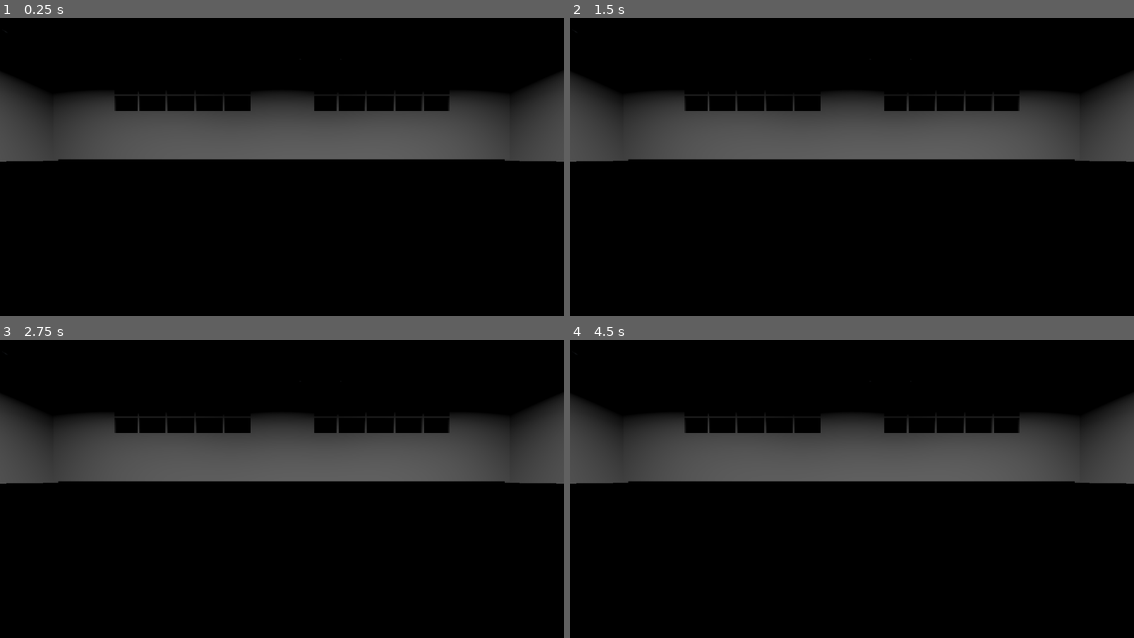
Above: before the commit, frames 1-4 (two rows, left to right).
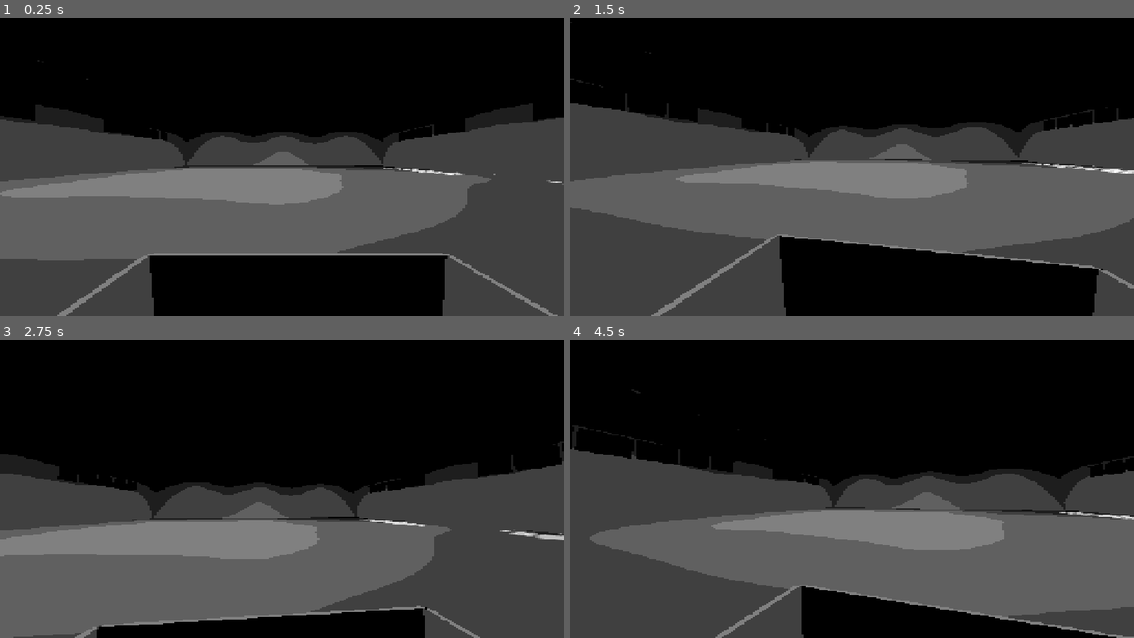
Above: after the commit, the same moments.

Repository: kylepfurey/Godotions
Game: Godot game, scene res://mainhideout.tscn
The game is run twice, just before and just after one commit, with the same random seed, the same clock (stepped at 60 frames per second) and the same inputs.
Inputs (mouse positions are in pixels of both pictures, inside the frame that each line leads up to):
- Up to frame 1 (0.25 s): no input
- Up to frame 2 (1.5 s): tap Enter at 0.5 s; move the mouse to (976, 143) at 0.52 s; hold J (test_hit, bound only before the commit) 0.53-1.28 s; click (976, 143) at 0.8 s; tap Space at 1.25 s; move the mouse to (739, 172) at 1.27 s; click (739, 172) at 1.35 s
- Up to frame 3 (2.75 s): tap J (test_hit, bound only before the commit) at 1.55 s; tap Enter at 2 s; move the mouse to (338, 411) at 2.02 s; hold J (test_hit, bound only before the commit) from 2.03 s (still down); click (338, 411) at 2.3 s
- Up to frame 4 (4.5 s): tap Space at 2.75, 4.25 s; move the mouse to (823, 542) at 2.77 s; release J (test_hit, bound only before the commit) at 2.78 s; click (823, 542) at 2.85 s; tap J (test_hit, bound only before the commit) at 3.05 s; tap Enter at 3.5 s; move the mouse to (1021, 527) at 3.52 s; hold J (test_hit, bound only before the commit) 3.53-4.28 s; click (1021, 527) at 3.8 s; tap R (reload, bound only after the commit) at 4.15 s; move the mouse to (682, 432) at 4.27 s; click (682, 432) at 4.35 s

The runs differ from the first frame. In frame 1, 55% of the frame differs, in the area x 0-100%, y 4-100%; in frame 2, 52%; in frame 3, 66%; in frame 4, 65%.

Commit message:
Six Shooter Logic

Diff:
--- a/godotions/Player.tscn
+++ b/godotions/Player.tscn
@@ -1,5 +1,6 @@
 [gd_scene format=3 uid="uid://c2x5wbkke6c4s"]
 
+[ext_resource type="Script" uid="uid://cilhvg5mrbf2f" path="res://six_shooter.gd" id="1_kpjcp"]
 [ext_resource type="PackedScene" uid="uid://bok871uh0710x" path="res://shader/GameShader.tscn" id="1_xhfnw"]
 
 [sub_resource type="BoxMesh" id="BoxMesh_0rwas"]
@@ -56,8 +57,11 @@
 transform = Transform3D(0.05, 0, 0, 0, -1.1011152e-08, -0.049999982, 0, 0.25190577, -2.1855684e-09, -0.28793386, 0.049433693, 0.0010115467)
 mesh = SubResource("CylinderMesh_xhfnw")
 
-[node name="Camera3D" type="Camera3D" parent="." unique_id=459848245]
+[node name="Node3D" type="Node3D" parent="." unique_id=1067626726]
+script = ExtResource("1_kpjcp")
+
+[node name="Camera3D" type="Camera3D" parent="Node3D" unique_id=459848245]
 transform = Transform3D(-4.371139e-08, 0, 1, 0, 1, 0, -1, 0, -4.371139e-08, 0.04038316, 0.7618571, 0.038154364)
 
-[node name="GameShader" parent="Camera3D" unique_id=2027003740 instance=ExtResource("1_xhfnw")]
+[node name="GameShader" parent="Node3D/Camera3D" unique_id=2027003740 instance=ExtResource("1_xhfnw")]
 transform = Transform3D(1, 0, 0, 0, 1, 0, 0, 0, 1, 0, 0, -0.061067916)
--- /dev/null
+++ b/godotions/device_binder.gd
@@ -0,0 +1,25 @@
+extends Node
+# Binds device ID's to players.
+
+var bindings := {}
+# Each bound device ID.
+
+func bind(device_id, player) -> bool:
+	# Binds a new device ID.
+	if device_id in bindings:
+		return false
+	bindings[device_id] = player
+	return true
+
+func unbind(device_id):
+	# Releases a bound device ID.
+	if device_id != null:
+		bindings.erase(device_id)
+
+func lock_mouse():
+	# Locks the mouse.
+	Input.set_mouse_mode(Input.MOUSE_MODE_CAPTURED)
+
+func unlock_mouse():
+	# Unlocks the mouse.
+	Input.set_mouse_mode(Input.MOUSE_MODE_VISIBLE)
--- a/godotions/enemies/enemy.gd
+++ b/godotions/enemies/enemy.gd
@@ -11,10 +11,6 @@
 
 @export var hit_message: Array[String]
 @export var death_message: Array[String]
-
-func _input(event: InputEvent) -> void:
-	if event.is_action_pressed("test_hit"):
-		take_damage(3)
 
 func _process(delta: float) -> void:
 	if taking_damage:
--- a/godotions/project.godot
+++ b/godotions/project.godot
@@ -23,6 +23,7 @@
 
 PointManager="*uid://b0rge80trgsn4"
 Splitscreen="*uid://dn2gele14t8vx"
+DeviceBinder="*uid://dodvdmbnq63w2"
 
 [display]
 
@@ -30,8 +31,51 @@
 
 [input]
 
-test_hit={
-"deadzone": 0.2,
-"events": [Object(InputEventKey,"resource_local_to_scene":false,"resource_name":"","device":-1,"window_id":0,"alt_pressed":false,"shift_pressed":false,"ctrl_pressed":false,"meta_pressed":false,"pressed":false,"keycode":0,"physical_keycode":74,"key_label":0,"unicode":106,"location":0,"echo":false,"script":null)
+shoot={
+"deadzone": 0.05,
+"events": [Object(InputEventMouseButton,"resource_local_to_scene":false,"resource_name":"","device":-1,"window_id":0,"alt_pressed":false,"shift_pressed":false,"ctrl_pressed":false,"meta_pressed":false,"button_mask":1,"position":Vector2(1396, 27),"global_position":Vector2(1415, 123),"factor":1.0,"button_index":1,"canceled":false,"pressed":true,"double_click":false,"script":null)
+, Object(InputEventJoypadMotion,"resource_local_to_scene":false,"resource_name":"","device":-1,"axis":5,"axis_value":1.0,"script":null)
 ]
 }
+reload={
+"deadzone": 0.05,
+"events": [Object(InputEventJoypadButton,"resource_local_to_scene":false,"resource_name":"","device":-1,"button_index":2,"pressure":0.0,"pressed":false,"script":null)
+, Object(InputEventKey,"resource_local_to_scene":false,"resource_name":"","device":-1,"window_id":0,"alt_pressed":false,"shift_pressed":false,"ctrl_pressed":false,"meta_pressed":false,"pressed":false,"keycode":0,"physical_keycode":82,"key_label":0,"unicode":114,"location":0,"echo":false,"script":null)
+]
+}
+look_up={
+"deadzone": 0.05,
+"events": [Object(InputEventJoypadMotion,"resource_local_to_scene":false,"resource_name":"","device":-1,"axis":3,"axis_value":-1.0,"script":null)
+]
+}
+look_down={
+"deadzone": 0.05,
+"events": [Object(InputEventJoypadMotion,"resource_local_to_scene":false,"resource_name":"","device":-1,"axis":3,"axis_value":1.0,"script":null)
+]
+}
+look_left={
+"deadzone": 0.05,
+"events": [Object(InputEventJoypadMotion,"resource_local_to_scene":false,"resource_name":"","device":-1,"axis":2,"axis_value":-1.0,"script":null)
+]
+}
+look_right={
+"deadzone": 0.05,
+"events": [Object(InputEventJoypadMotion,"resource_local_to_scene":false,"resource_name":"","device":-1,"axis":2,"axis_value":1.0,"script":null)
+]
+}
+lock_mouse={
+"deadzone": 0.05,
+"events": [Object(InputEventMouseButton,"resource_local_to_scene":false,"resource_name":"","device":-1,"window_id":0,"alt_pressed":false,"shift_pressed":false,"ctrl_pressed":false,"meta_pressed":false,"button_mask":0,"position":Vector2(0, 0),"global_position":Vector2(0, 0),"factor":1.0,"button_index":1,"canceled":false,"pressed":false,"double_click":false,"script":null)
+]
+}
+unlock_mouse={
+"deadzone": 0.05,
+"events": [Object(InputEventKey,"resource_local_to_scene":false,"resource_name":"","device":-1,"window_id":0,"alt_pressed":false,"shift_pressed":false,"ctrl_pressed":false,"meta_pressed":false,"pressed":false,"keycode":0,"physical_keycode":4194305,"key_label":0,"unicode":0,"location":0,"echo":false,"script":null)
+]
+}
+quit={
+"deadzone": 0.05,
+"events": [Object(InputEventKey,"resource_local_to_scene":false,"resource_name":"","device":-1,"window_id":0,"alt_pressed":false,"shift_pressed":false,"ctrl_pressed":false,"meta_pressed":false,"pressed":false,"keycode":0,"physical_keycode":4194305,"key_label":0,"unicode":0,"location":0,"echo":false,"script":null)
+, Object(InputEventJoypadButton,"resource_local_to_scene":false,"resource_name":"","device":-1,"button_index":6,"pressure":0.0,"pressed":false,"script":null)
+]
+}
--- /dev/null
+++ b/godotions/six_shooter.gd
@@ -0,0 +1,128 @@
+extends Node3D
+# Controls player looking and shooting input.
+
+@onready var camera = $Camera3D
+# Camera reference.
+@export var mouse_sens_x = 0.001
+# Mouse X sensitivity.
+@export var mouse_sens_y = 0.001
+# Mouse Y sensitivity.
+@export var stick_sens_x = 1.0
+# Stick X sensitivity.
+@export var stick_sens_y = 1.0
+# Stick Y sensitivity.
+@export var deadzone = 0.05
+# Input deadzone.
+@export var reload_time = 1.0
+# Time to reload in seconds.
+@export var shoot_distance = 100.0
+
+signal on_shoot(current_ammo)
+# Called when shoot() is called with the current number of ammo.
+signal on_hit(hit_collider, shooting_player)
+# Called when shoot() is called and hits something with the hit collider and player.
+signal start_reload(current_ammo)
+# Called when reload() is called with the current number of ammo.
+signal stop_reload()
+# Called when reload() is completed.
+
+var device_id = null
+# This player's device ID.
+var pitch := 0.0
+# This player's pitch rotation.
+var max_ammo = 6
+# This player's maximum ammo.
+var ammo = max_ammo
+# This player's current ammo.
+var reloading = false
+# Is the player reloading.
+
+func is_me(device_id) -> bool:
+	# Returns whether this device is ours.
+	return device_id == -1 || self.device_id == device_id
+
+func look(x, y):
+	# Causes the camera to look in a direction.
+	print(str(device_id) + ".look(" + str(x) + ", " + str(y) + ")")
+	self.rotation.y -= x
+	pitch -= y
+	pitch = clamp(pitch, deg_to_rad(-80), deg_to_rad(80))
+	camera.rotation.x = pitch
+
+func shoot():
+	# Fires the six shooter.
+	print(str(device_id) + ".shoot(" + str(ammo) + ")")
+	on_shoot.emit(ammo)
+	if ammo > 0:
+		ammo -= 1
+		var from = camera.global_transform.origin
+		var to = from + camera.global_transform.basis.z * -shoot_distance
+		var physics = get_world_3d().direct_space_state
+		var result = physics.intersect_ray(PhysicsRayQueryParameters3D.create(from, to, 4294967295, [self]))
+		if result:
+			var collider = result.collider
+			if collider:
+				on_hit.emit(collider, self)
+				print(str(device_id) + ".hit(" + collider.name + ")")
+				if collider.has_method("on_hit"):
+					collider.on_hit(self)
+	else:
+		# NO AMMO
+		pass
+
+func reload():
+	# Reloads the six shooter.
+	print(str(device_id) + ".reload()")
+	if reloading:
+		return
+	if ammo < max_ammo:
+		print(str(device_id) + ".start_reload()")
+		start_reload.emit(ammo)
+		reloading = true
+		await get_tree().create_timer(reload_time).timeout
+		print(str(device_id) + ".stop_reload()")
+		ammo = max_ammo
+		stop_reload.emit()
+		reloading = false
+
+func _input(event):
+	# Handles mouse, shooting, and reloading input events.
+	if DeviceBinder.bind(event.device, self):
+		device_id = event.device
+	if not is_me(event.device):
+		return
+	if event is InputEventMouseMotion:
+		var mouse_x = event.relative.x * mouse_sens_x
+		var mouse_y = event.relative.y * mouse_sens_y
+		look(mouse_x, mouse_y)
+	if event.is_action_pressed("shoot"):
+		shoot()
+	if event.is_action_pressed("reload"):
+		reload()
+	if event.is_action_pressed("lock_mouse"):
+		DeviceBinder.lock_mouse()
+	if event.is_action_pressed("unlock_mouse"):
+		DeviceBinder.unlock_mouse()
+	if event.is_action_pressed("quit"):
+		await get_tree().create_timer(1.0).timeout
+		if Input.is_action_pressed("quit"):
+			get_tree().quit()
+
+func _process(delta):
+	# Handles right stick input events.
+	if device_id == null:
+		return
+	var stick_x = Input.get_action_strength("look_right", device_id) - Input.get_action_strength("look_left", device_id)
+	var stick_y = Input.get_action_strength("look_down", device_id) - Input.get_action_strength("look_up", device_id)
+	stick_x = abs(stick_x) > deadzone if stick_x else 0
+	stick_y = abs(stick_y) > deadzone if stick_y else 0
+	if stick_x != 0 or stick_y != 0:
+		look(
+			stick_x * stick_sens_x * delta,
+			stick_y * stick_sens_y * delta
+		)
+
+func _exit_tree():
+	# Unbinds player input.
+	if device_id != null:
+		DeviceBinder.unbind(device_id)
--- a/godotions/splitscreen.gd
+++ b/godotions/splitscreen.gd
@@ -1,9 +1,13 @@
 extends Node
+# Splits the screen into a separate Window for Player 2.
 
 var parent_window : Window
+# Player 1's Window.
 var child_window : Window
+# Player 2's Window.
 
 func _ready():
+	# Initializes Player 1.
 	print("Splitscreen._ready()")
 	parent_window = get_window()
 	parent_window.title = "Player 1"
@@ -11,12 +15,12 @@
 	parent_window.size = DisplayServer.screen_get_size()
 	parent_window.unresizable = false
 	parent_window.transient = true
-	split(Camera3D.new())
 
 func split(camera: Camera3D) -> Window:
+	# Creates Player 2.
+	print("Splitscreen.split()")
 	if child_window:
 		return child_window
-	print("Splitscreen.split()")
 	child_window = Window.new()
 	add_child(child_window)
 	child_window.show()
@@ -33,6 +37,7 @@
 	return child_window
 
 func combine():
+	# Destroys Player 2.
 	print("Splitscreen.combine()")
 	if is_instance_valid(child_window):
 		child_window.queue_free()
Not shown, added: godotions/device_binder.gd.uid
Not shown, added: godotions/six_shooter.gd.uid
